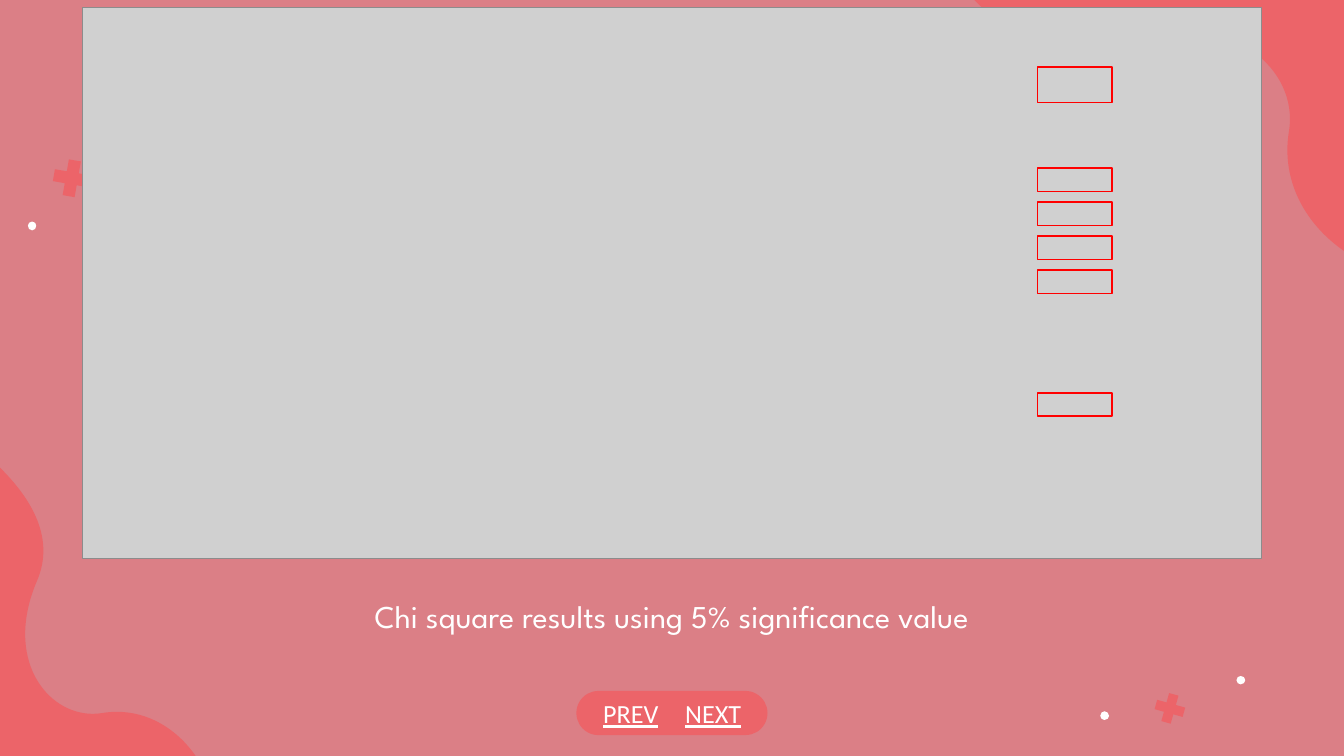
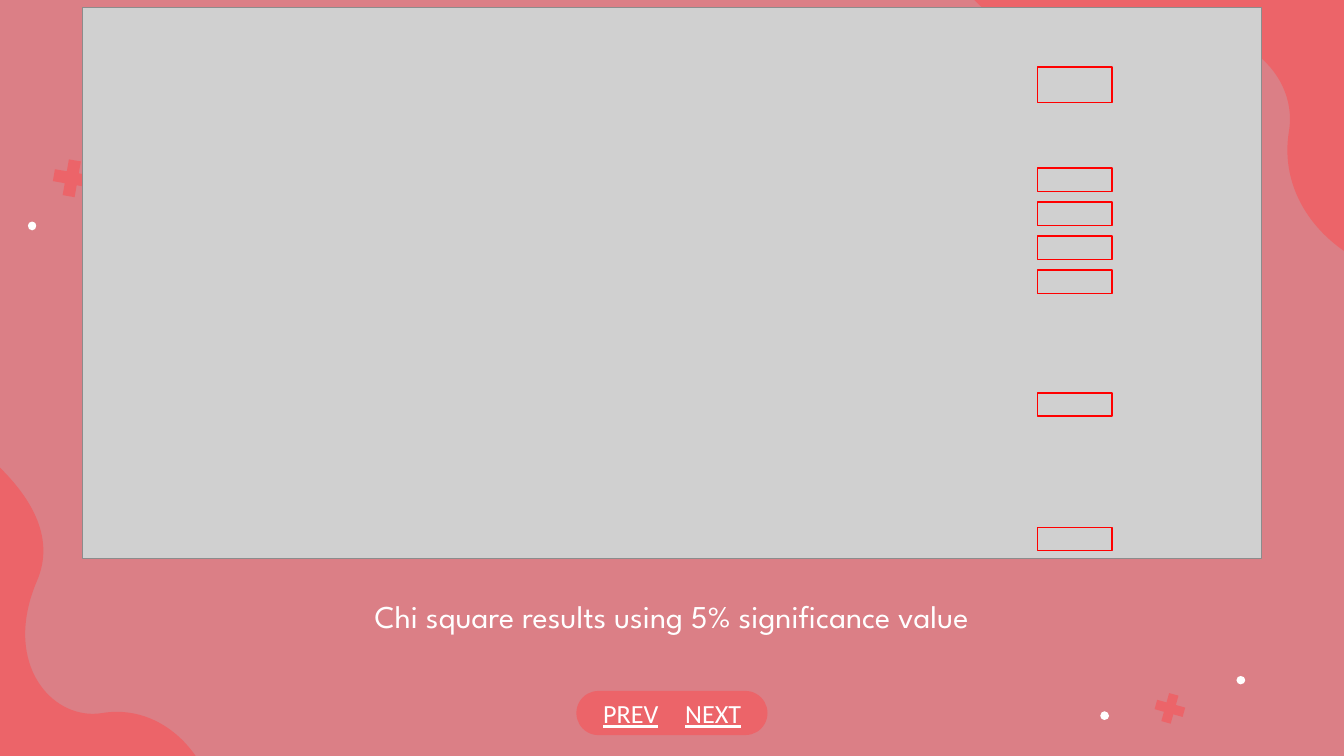
Before and after one commit to YvesSamsonLi/1015-Mini-Project, a slide deck: slide 20 of Heart disease prediction.pptx. Drawn at 1344x756 pixels with LibreOffice and Linux fonts; fonts in the diff are those of the drawing; grey boxes stand for pictures. Boxes give left, top, right and bottom in pixels: in the first picture for what was removed or moved away, otherwise in the second. Text is boxed around its words. In the diff, an @@ line names an element or a change of style, - is before the commit and + after.

```diff
--- a/Heart disease prediction.pptx
+++ b/Heart disease prediction.pptx
@@ rectangle added at (1038, 527, 1113, 550), outline #FF0000 0.75 pt @@
```
Also in this commit, not shown: 20 other slides changed, 1 slide added, 1 slide removed.
